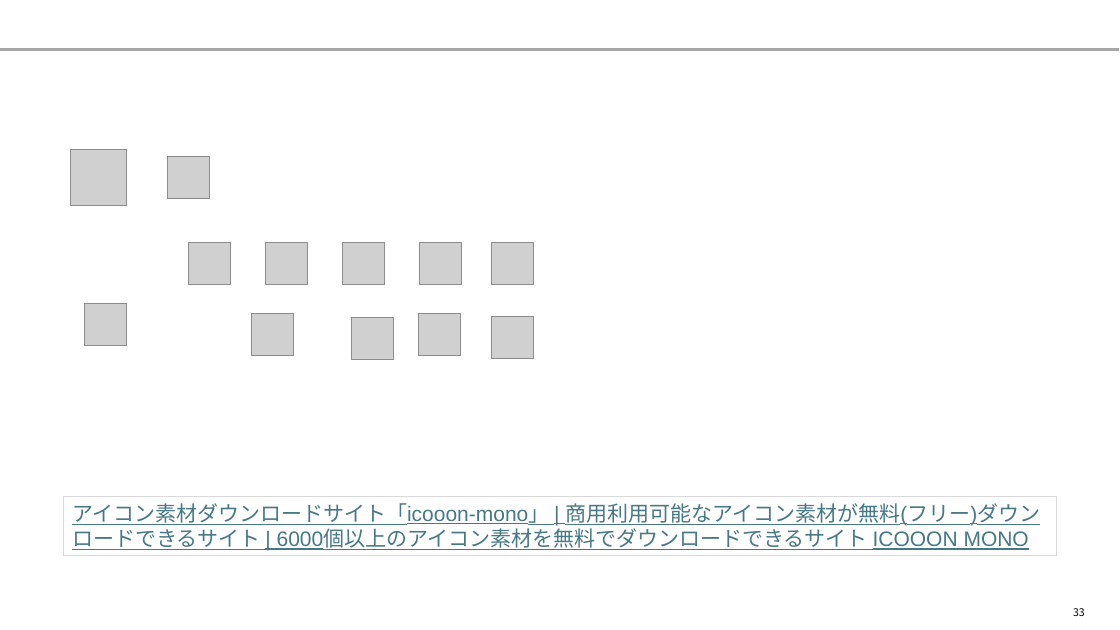
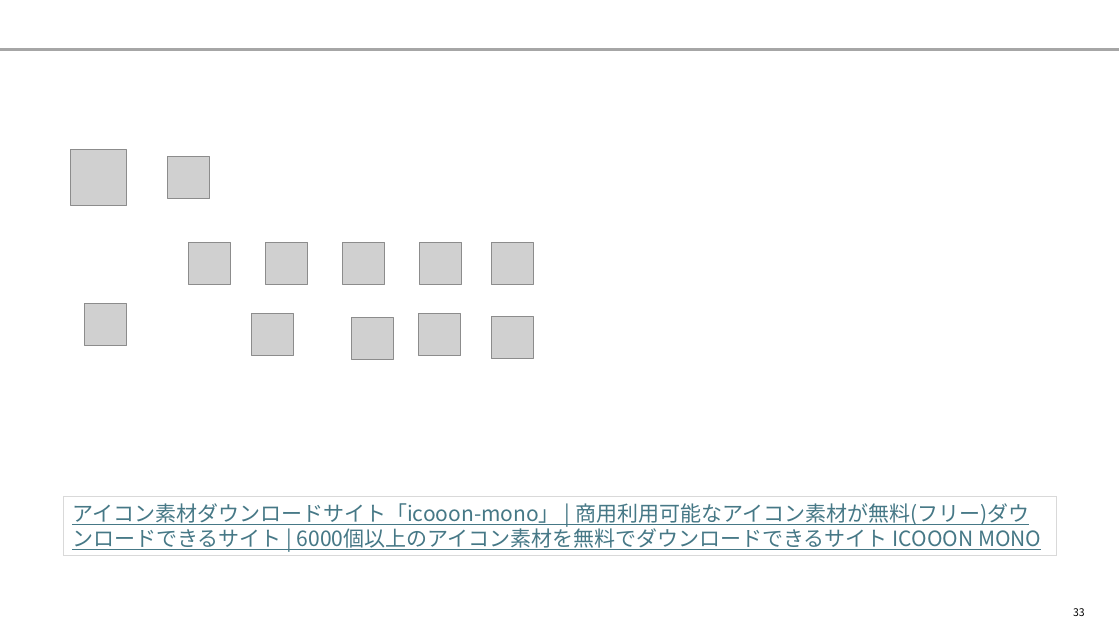
Before and after one commit to yuzucha16/dotfiles, a slide deck: slide 33 of office/Blank.potx. Drawn at 1120x630 pixels with LibreOffice and Linux fonts; fonts in the diff are those of the drawing; grey boxes stand for pictures. Boxes give left, top, right and bottom in pixels: in the first picture for what was removed or moved away, otherwise in the second. Text is boxed around its words. In the diff, an @@ line names an element or a change of style, - is before the commit and + after.

Commit message:
pptx

```diff
--- a/office/Blank.potx
+++ b/office/Blank.potx
@@ rectangle "アイコン素材ダウンロードサイト「icooon-mono」 | 商用利用可能なアイコン素材が無料(フリー)ダウンロードでき ..." at <box>64,497,1056,556</box>: font Arial to Noto Sans CJK JP @@
```
Also in this commit, not shown: 3 other slides changed, 2 other files.
